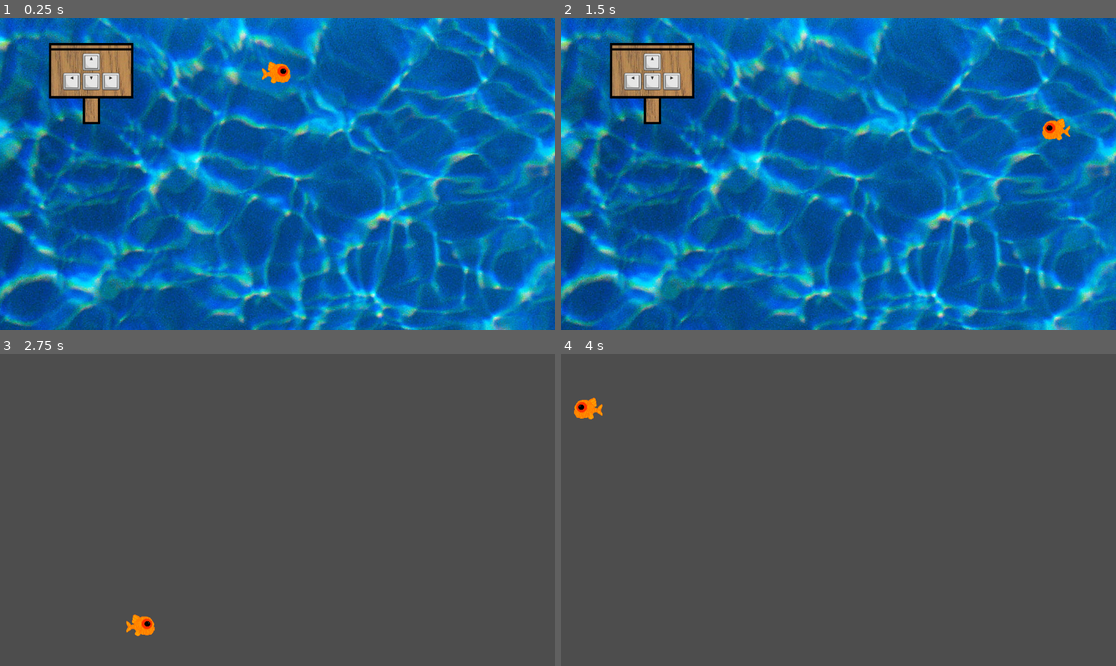
Above: before the commit, frames 1-4 (two rows, left to right).
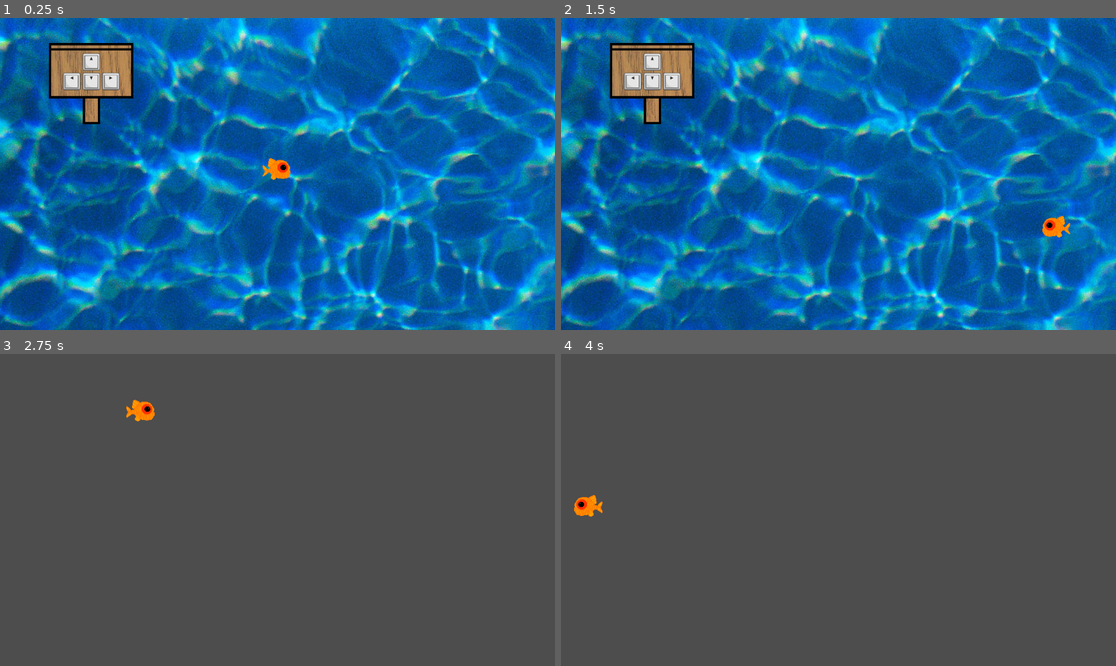
Above: after the commit, the same moments.

Repository: 3lbsofSalt/GhostFish
Game: Godot game, scene res://scenes/newRoot.tscn
The game is run twice, just before and just after one commit, with the same random seed, the same clock (stepped at 60 frames per second) and the same inputs.
Inputs:
- Up to frame 1 (0.25 s): no input
- Up to frame 2 (1.5 s): tap Enter at 0.5 s; hold D (right) 0.53-1.28 s; tap Space at 0.77 s; hold S (down) from 1.28 s (still down)
- Up to frame 3 (2.75 s): tap Space at 1.52 s; release S (down) at 2.03 s; hold D (right) from 2.03 s (still down)
- Up to frame 4 (4 s): release D (right) at 2.78 s; hold W (up) 2.78-3.53 s; tap Space at 3.02, 3.77 s; hold A (left) from 3.53 s (still down)

The runs differ from the first frame. In frame 1, 0.5% of the frame differs, in the area x 47-53%, y 14-52%; in frame 2, 0.5%; in frame 3, 0.5%, in the area x 22-28%, y 14-91%; in frame 4, 0.5%.

Commit message:
Completed ship-empty rooms

Diff:
--- a/scenes/fishPlayer.tscn
+++ b/scenes/fishPlayer.tscn
@@ -79,7 +79,7 @@
 
 [node name="PlayerSprite" type="AnimatedSprite2D" parent="."]
 sprite_frames = SubResource("SpriteFrames_rnjlx")
-frame_progress = 0.751347
+frame_progress = 0.0420332
 
 [node name="CollisionShape2D" type="CollisionShape2D" parent="."]
 scale = Vector2(1.2, 1.2)
--- a/scenes/newRoot.tscn
+++ b/scenes/newRoot.tscn
@@ -9,7 +9,7 @@
 [node name="NewRoot" type="Node2D"]
 
 [node name="PlayerBody2D" parent="." instance=ExtResource("1_s4bfd")]
-position = Vector2(4032, 5298)
+position = Vector2(4032, 5500)
 
 [node name="BasicGhost" parent="." instance=ExtResource("2_avy68")]
 
--- a/scenes/ship_empty.tscn
+++ b/scenes/ship_empty.tscn
@@ -1,7 +1,6 @@
-[gd_scene load_steps=5 format=3 uid="uid://qw460yuqgkgg"]
+[gd_scene load_steps=4 format=3 uid="uid://qw460yuqgkgg"]
 
 [ext_resource type="Texture2D" uid="uid://dd67w6gcfio4q" path="res://Assets/woodBackdrop.png" id="1_lyto1"]
-[ext_resource type="PackedScene" uid="uid://coo751sus8061" path="res://scenes/crate.tscn" id="2_nl1er"]
 [ext_resource type="PackedScene" uid="uid://cnoxhliavei67" path="res://scenes/fog.tscn" id="3_18x57"]
 [ext_resource type="PackedScene" uid="uid://btifpkofa1gj0" path="res://scenes/crate_wall.tscn" id="4_1hfwg"]
 
@@ -10,15 +9,6 @@
 texture = ExtResource("1_lyto1")
 centered = false
 
-[node name="MidCrate" parent="." instance=ExtResource("2_nl1er")]
-position = Vector2(476, 324)
-
-[node name="MidCrate2" parent="." instance=ExtResource("2_nl1er")]
-position = Vector2(576, 324)
-
-[node name="MidCrate3" parent="." instance=ExtResource("2_nl1er")]
-position = Vector2(676, 324)
-
 [node name="Fog" parent="." instance=ExtResource("3_18x57")]
 position = Vector2(0, 0)
 
